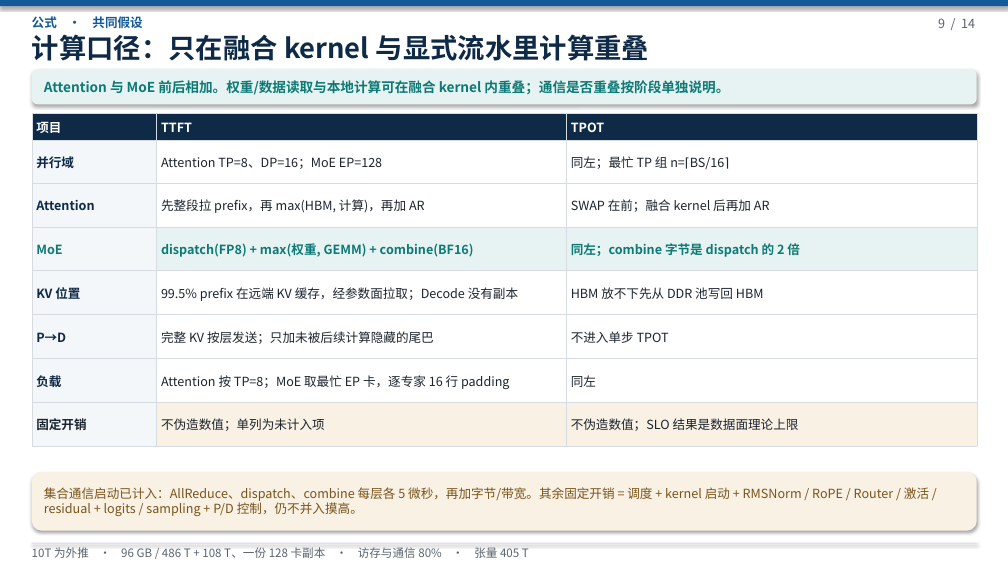
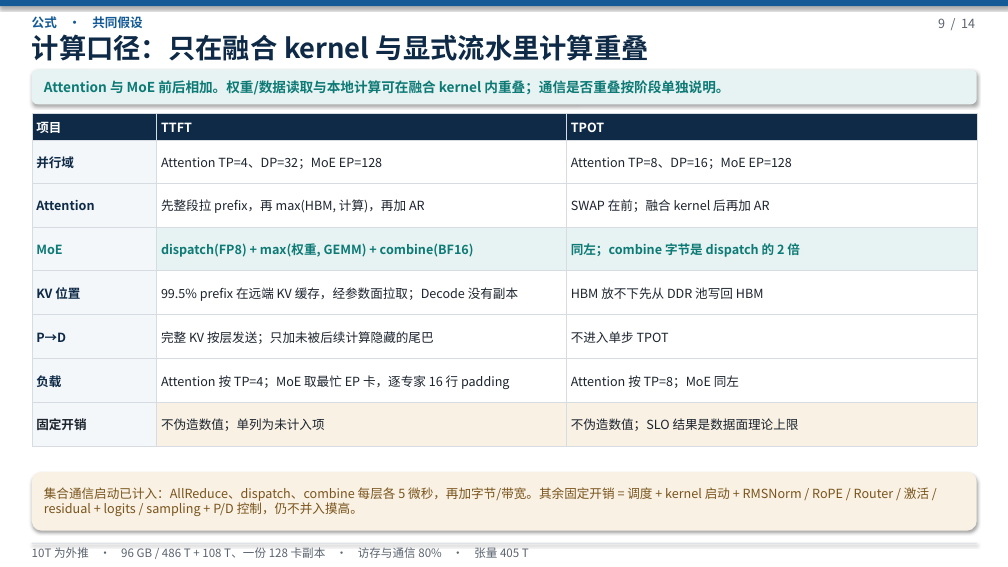
Before and after one commit to 69515164-rgb/UCL-MPComm, a slide deck: slide 9 of docs/deepseek-96g-slo.pptx. Drawn at 1008x567 pixels with LibreOffice and Linux fonts; fonts in the diff are those of the drawing. Boxes give left, top, right and bottom in pixels: in the first picture for what was removed or moved away, otherwise in the second. Text is boxed around its words. In the diff, an @@ line names an element or a change of style, - is before the commit and + after.

```diff
--- a/docs/deepseek-96g-slo.pptx
+++ b/docs/deepseek-96g-slo.pptx
@@ table at box(32, 113, 977, 446) @@
-row 2, column 2: Attention TP=8、DP=16；MoE EP=128
+row 2, column 2: Attention TP=4、DP=32；MoE EP=128
-row 2, column 3: 同左；最忙 TP 组 n=⌈BS/16⌉
+row 2, column 3: Attention TP=8、DP=16；MoE EP=128
-row 7, column 2: Attention 按 TP=8；MoE 取最忙 EP 卡，逐专家 16 行 padding
+row 7, column 2: Attention 按 TP=4；MoE 取最忙 EP 卡，逐专家 16 行 padding
-row 7, column 3: 同左
+row 7, column 3: Attention 按 TP=8；MoE 同左
```
Also in this commit, not shown: 10 other slides changed, 3 other files.
